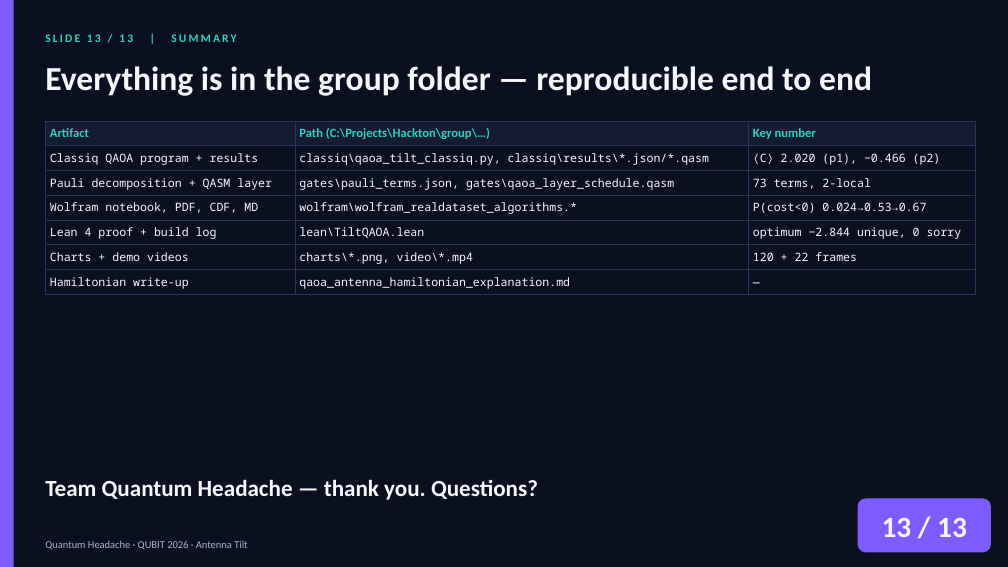
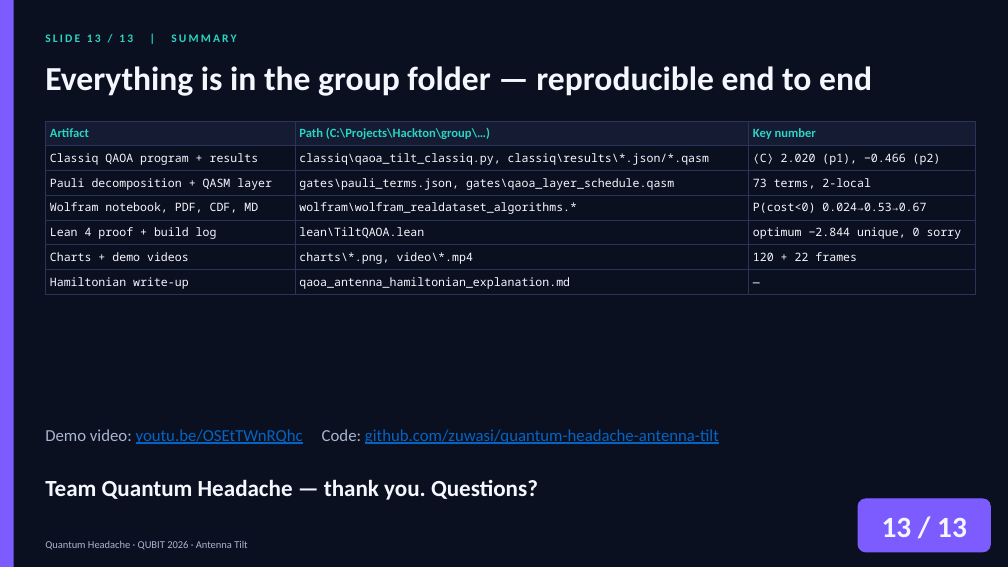
Before and after one commit to zuwasi/quantum-headache-antenna-tilt, a slide deck: slide 13 of presentation/QuantumHeadache_AntennaTilt.pptx. Drawn at 1008x567 pixels with LibreOffice and Linux fonts; fonts in the diff are those of the drawing. Boxes give left, top, right and bottom in pixels: in the first picture for what was removed or moved away, otherwise in the second. Text is boxed around its words. In the diff, an @@ line names an element or a change of style, - is before the commit and + after.

Commit message:
Add YouTube demo link to README and slide 13
Amp-Thread-ID: https://ampcode.com/threads/T-01a0805d-dcde-7427-ab00-0cf6a7ee8b26

```diff
--- a/presentation/QuantumHeadache_AntennaTilt.pptx
+++ b/presentation/QuantumHeadache_AntennaTilt.pptx
@@ text added at (45,429,719,444), 16 pt, text #0563C1, underline @@
+Demo video: youtu.be/OSEtTWnRQhc Code: github.com/zuwasi/quantum-headache-antenna-tilt
```
Also in this commit, not shown: 3 other files.
